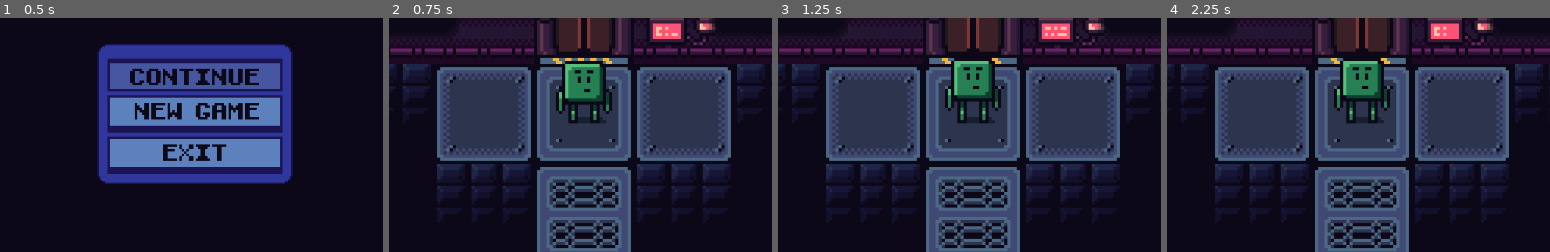
Above: before the commit, frames 1-4 (left to right).
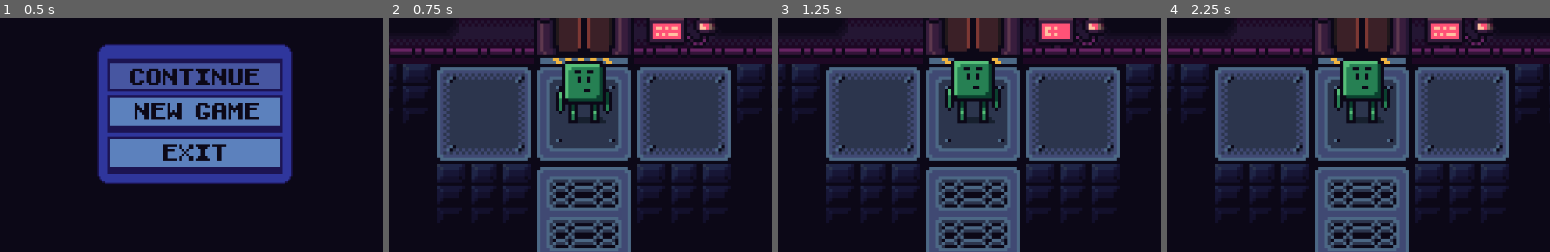
Above: after the commit, the same moments.

Repository: donut-on-ice/Squares-and-Wires
Game: Godot game, scene res://Scenes/Master.tscn
Same seed, same stepped clock (60 frames per second), same inputs: the game is played once before the commit and once after it.
Inputs (mouse positions are % of the whole screen's width and height, from its top left):
- Up to frame 1 (0.5 s): no input
- Up to frame 2 (0.75 s): click (52, 50) at 0.5 s
- Up to frame 3 (1.25 s): no input
- Up to frame 4 (2.25 s): click (6, 24) at 1.25 s; tap Enter at 2 s; drag from (52, 45) to (63, 28) at 2.02 s
The pictures show only the part of the screen within x 27-77%, y 29-79%; the shares and areas given below are measured in that part.

Frame 1 is identical in both runs. In frame 2, less than 0.1% of the frame differs, in the area x 69-76%, y 3-8%; in frame 3, 0.1%; in frame 4, 0.1%.

Commit message:
short demo fix

Diff:
--- a/Scenes/Levels/ShortDemoMap.tscn
+++ b/Scenes/Levels/ShortDemoMap.tscn
@@ -36,7 +36,6 @@
 
 [node name="Door" parent="Objects/Statics" index="0" instance=ExtResource( 2 )]
 position = Vector2( 432, 240 )
-is_auto_solved = true
 input_bits = 2
 required_output_small = 30583
 
@@ -46,7 +45,7 @@
 
 [node name="Terminal" parent="Objects/Statics" index="2" instance=ExtResource( 11 )]
 position = Vector2( 304, 112 )
-frame = 10
+frame = 2
 
 [node name="Lift" parent="Objects/Statics" index="3" instance=ExtResource( 6 )]
 position = Vector2( 272, 112 )
@@ -60,7 +59,7 @@
 PackedPuzzle = ExtResource( 15 )
 
 [node name="Tool Box" parent="Objects/Statics" index="6" instance=ExtResource( 8 )]
-position = Vector2( 391, 250 )
+position = Vector2( 350, 250 )
 required_input_small = 8738
 hint_formula = "!y*z"
 not_nr = 2
@@ -76,11 +75,11 @@
 
 [node name="Fixure" parent="Objects/Statics" index="8" instance=ExtResource( 13 )]
 position = Vector2( 464, 208 )
-frame = 16
+frame = 3
 
 [node name="Fixure2" parent="Objects/Statics" index="9" instance=ExtResource( 13 )]
 position = Vector2( 656, 208 )
-frame = 16
+frame = 3
 
 [node name="Caterpillar" parent="Objects/Mobs/Bugs" index="0" instance=ExtResource( 7 )]
 position = Vector2( 464, 272 )
